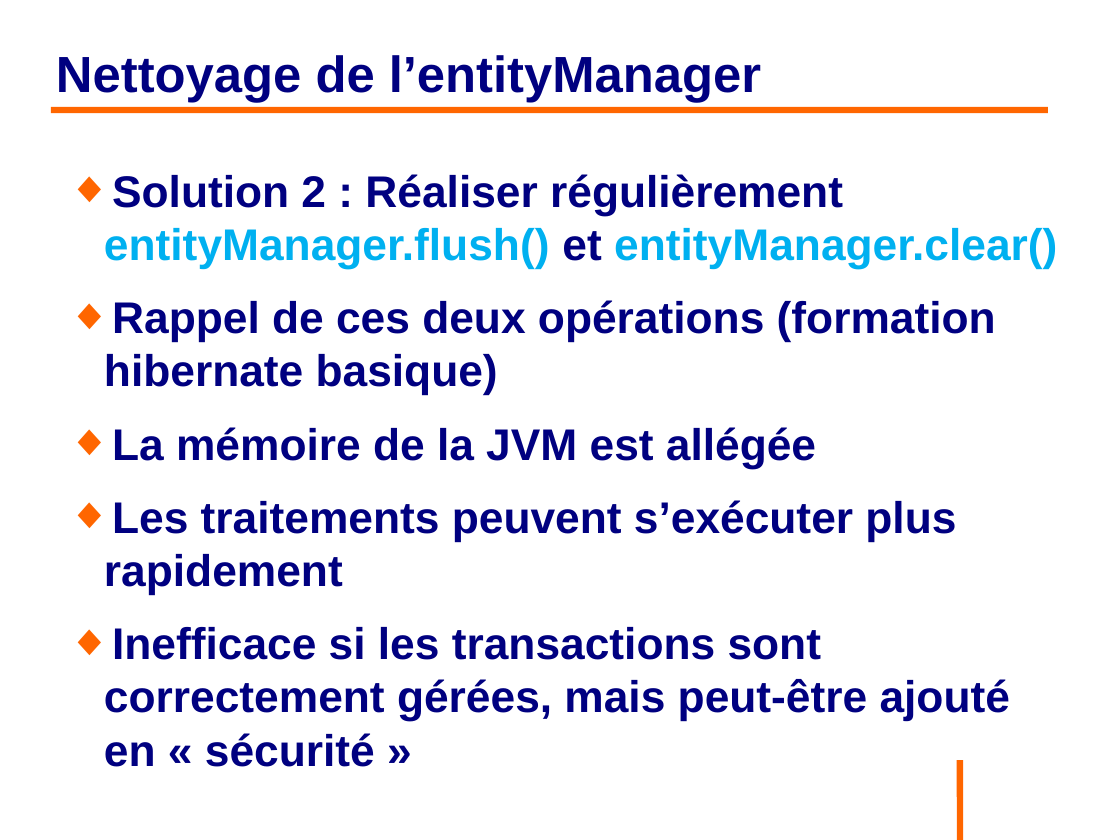
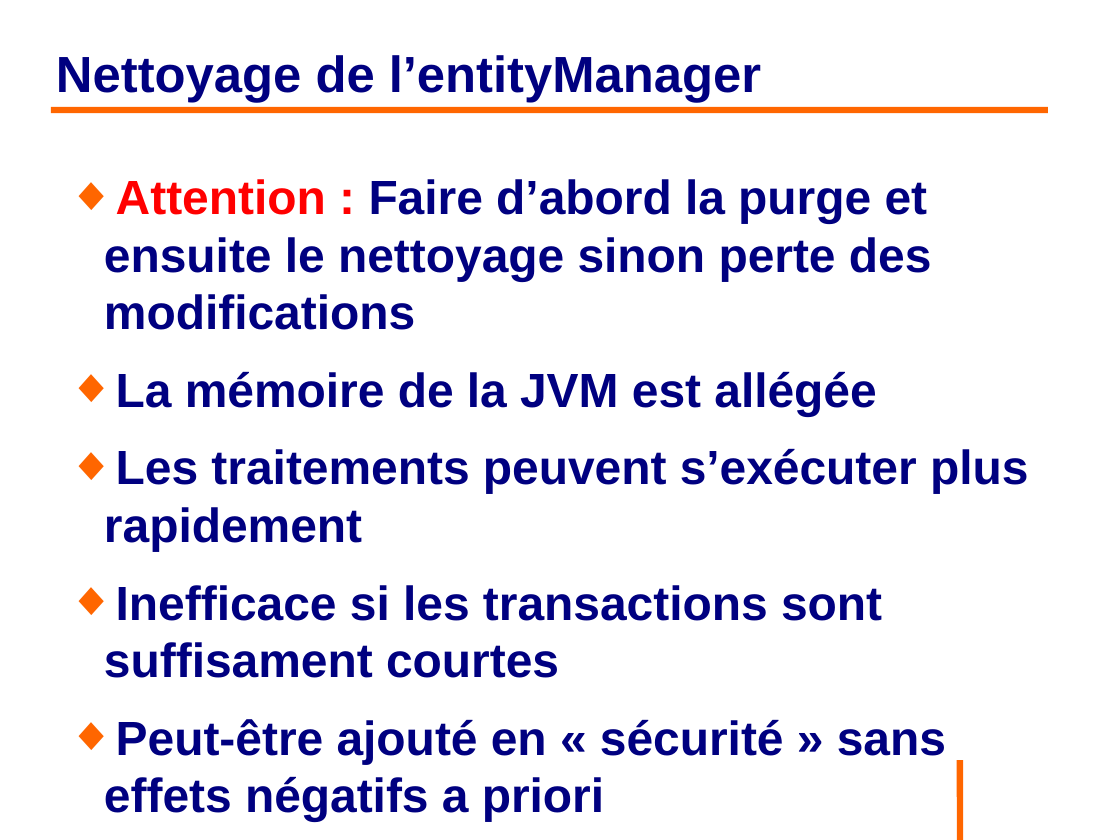
Before and after one commit to philphils/formation-hibernate-avancee, a slide deck: slide 21 of Documentation/diapo_formation_hibernate_avancee.odp (slide 20 before the commit). Drawn at 1120x840 pixels with LibreOffice and Linux fonts; fonts in the diff are those of the drawing; background and template pictures are left out. Boxes give left, top, right and bottom in pixels: in the first picture for what was removed or moved away, otherwise in the second. Text is boxed around its words. In the diff, an @@ line names an element or a change of style, - is before the commit and + after.

Commit message:
Précision clear flush

```diff
--- a/Documentation/diapo_formation_hibernate_avancee.odp
+++ b/Documentation/diapo_formation_hibernate_avancee.odp
@@ text at (104, 179, 932, 330): text changed; size 31.4 to 34 pt @@
-◆ Solution 2 : Réaliser régulièrement entityManager.flush() et entityManager.clear()
-◆ Rappel de ces deux opérations (formation hibernate basique)
+◆ Attention : Faire d’abord la purge et ensuite le nettoyage sinon perte des modifications
@@ text at (104, 371, 1028, 552): size 31.4 to 34 pt in "La mémoire de la JVM est allégée", "Les traitements peuvent s’exécuter plus rapidement" @@
@@ text at (104, 585, 946, 822): text changed; size 31.4 to 34 pt @@
-◆ Inefficace si les transactions sont correctement gérées, mais peut-être ajouté en « sécurité »
+◆ Inefficace si les transactions sont suffisament courtes
+◆ Peut-être ajouté en « sécurité » sans effets négatifs a priori
```
Also in this commit, not shown: 1 slide added.
